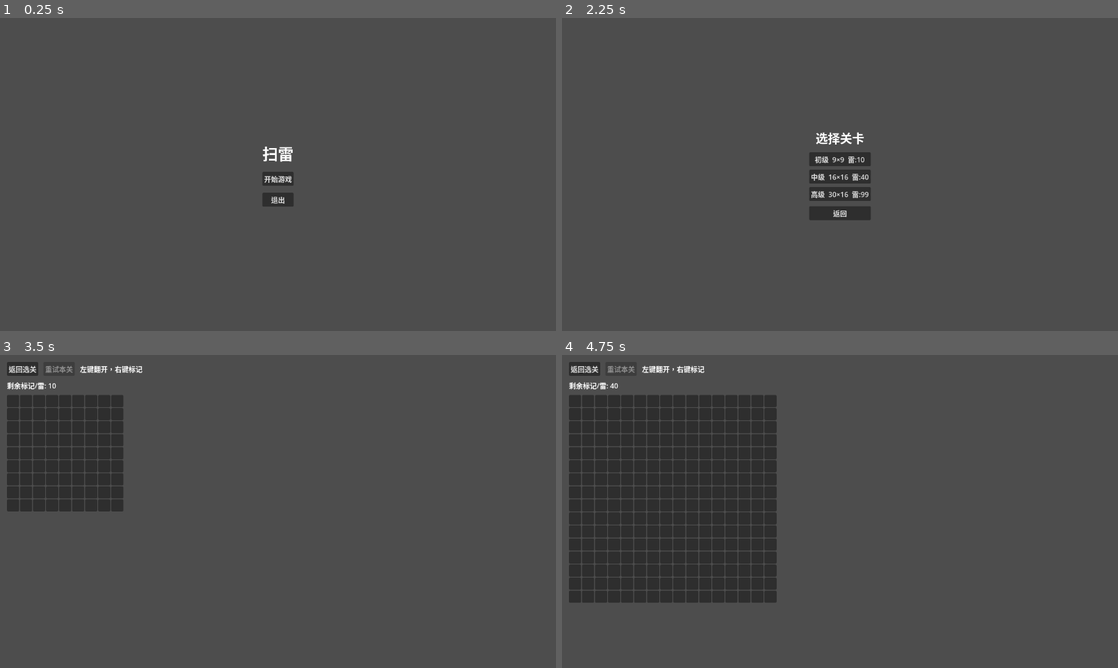
Above: before the commit, frames 1-4 (two rows, left to right).
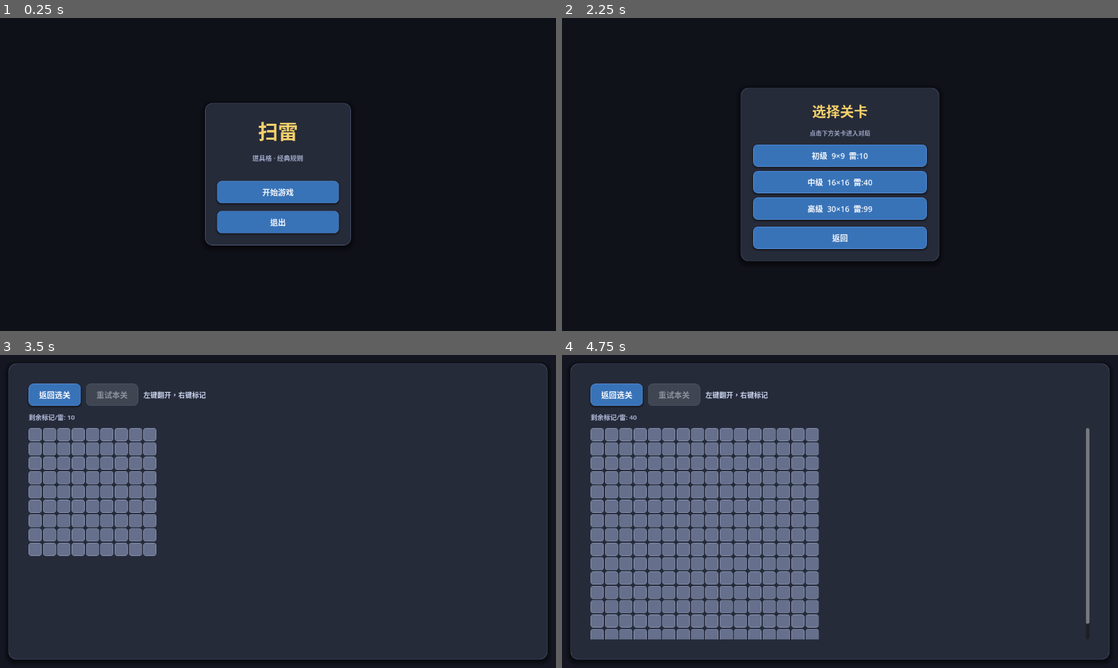
Above: after the commit, the same moments.

Repository: WXC-HUB/GoDotSolei
Game: Godot game, scene res://scenes/MainMenu.tscn
Two runs of this game, one before a commit and one after it. Both use one fixed random seed, a clock stepped at 60 frames per second and the inputs below.
Inputs:
- Up to frame 1 (0.25 s): no input
- Up to frame 2 (2.25 s): click "开始游戏" at 0.5 s; click "返回" at 1.25 s; click "开始游戏" at 2 s
- Up to frame 3 (3.5 s): click "初级 9×9 雷:10" at 2.75 s
- Up to frame 4 (4.75 s): click "返回选关" at 3.5 s; click "中级 16×16 雷:40" at 4.25 s

The runs differ from the first frame. In frame 1, 100% of the frame differs, in the area x 0-100%, y 0-100%; in frame 2, 100%; in frame 3, 96%; in frame 4, 92%.

Commit message:
更新场景、脚本与主题资源
Made-with: Cursor

Diff:
--- a/scenes/Game.tscn
+++ b/scenes/Game.tscn
@@ -1,6 +1,7 @@
-[gd_scene load_steps=2 format=3 uid="uid://gamescene01"]
+[gd_scene load_steps=3 format=3 uid="uid://gamescene01"]
 
-[ext_resource type="Script" path="res://scripts/game.gd" id="1_script"]
+[ext_resource type="Theme" path="res://themes/app_theme.tres" id="1_theme"]
+[ext_resource type="Script" path="res://scripts/game.gd" id="2_script"]
 
 [node name="Game" type="Control"]
 layout_mode = 3
@@ -9,7 +10,18 @@
 anchor_bottom = 1.0
 grow_horizontal = 2
 grow_vertical = 2
-script = ExtResource("1_script")
+theme = ExtResource("1_theme")
+script = ExtResource("2_script")
+
+[node name="Bg" type="ColorRect" parent="."]
+layout_mode = 1
+anchors_preset = 15
+anchor_right = 1.0
+anchor_bottom = 1.0
+grow_horizontal = 2
+grow_vertical = 2
+mouse_filter = 2
+color = Color(0.08, 0.09, 0.13, 1)
 
 [node name="Margin" type="MarginContainer" parent="."]
 layout_mode = 1
@@ -18,45 +30,63 @@
 anchor_bottom = 1.0
 grow_horizontal = 2
 grow_vertical = 2
-theme_override_constants/margin_left = 16
-theme_override_constants/margin_top = 16
-theme_override_constants/margin_right = 16
-theme_override_constants/margin_bottom = 16
+theme_override_constants/margin_left = 20
+theme_override_constants/margin_top = 20
+theme_override_constants/margin_right = 20
+theme_override_constants/margin_bottom = 20
 
-[node name="VBox" type="VBoxContainer" parent="Margin"]
+[node name="Card" type="PanelContainer" parent="Margin"]
 layout_mode = 2
-theme_override_constants/separation = 10
+size_flags_vertical = 3
 
-[node name="Toolbar" type="HBoxContainer" parent="Margin/VBox"]
+[node name="Inner" type="MarginContainer" parent="Margin/Card"]
+layout_mode = 2
+theme_override_constants/margin_left = 18
+theme_override_constants/margin_top = 18
+theme_override_constants/margin_right = 18
+theme_override_constants/margin_bottom = 18
+
+[node name="VBox" type="VBoxContainer" parent="Margin/Card/Inner"]
+layout_mode = 2
+theme_override_constants/separation = 14
+
+[node name="Toolbar" type="HBoxContainer" parent="Margin/Card/Inner/VBox"]
 layout_mode = 2
 theme_override_constants/separation = 12
 
-[node name="BtnLevel" type="Button" parent="Margin/VBox/Toolbar"]
+[node name="BtnLevel" type="Button" parent="Margin/Card/Inner/VBox/Toolbar"]
+custom_minimum_size = Vector2(120, 40)
 layout_mode = 2
 text = "返回选关"
 
-[node name="BtnRetry" type="Button" parent="Margin/VBox/Toolbar"]
+[node name="BtnRetry" type="Button" parent="Margin/Card/Inner/VBox/Toolbar"]
+custom_minimum_size = Vector2(120, 40)
 layout_mode = 2
 disabled = true
 text = "重试本关"
 
-[node name="Status" type="Label" parent="Margin/VBox/Toolbar"]
+[node name="Status" type="Label" parent="Margin/Card/Inner/VBox/Toolbar"]
 layout_mode = 2
 size_flags_horizontal = 3
+theme_override_font_sizes/font_size = 16
+theme_override_colors/font_color = Color(0.78, 0.82, 0.92, 1)
 text = "进行中"
+vertical_alignment = 1
 
-[node name="MineLabel" type="Label" parent="Margin/VBox"]
+[node name="MineLabel" type="Label" parent="Margin/Card/Inner/VBox"]
 layout_mode = 2
+theme_override_font_sizes/font_size = 15
+theme_override_colors/font_color = Color(0.72, 0.76, 0.88, 1)
 text = "剩余标记/雷: 0"
 
-[node name="Scroll" type="ScrollContainer" parent="Margin/VBox"]
+[node name="Scroll" type="ScrollContainer" parent="Margin/Card/Inner/VBox"]
 layout_mode = 2
 size_flags_vertical = 3
 
-[node name="BoardGrid" type="GridContainer" parent="Margin/VBox/Scroll"]
+[node name="BoardGrid" type="GridContainer" parent="Margin/Card/Inner/VBox/Scroll"]
 layout_mode = 2
-theme_override_constants/h_separation = 2
-theme_override_constants/v_separation = 2
+theme_override_constants/h_separation = 3
+theme_override_constants/v_separation = 3
 
-[connection signal="pressed" from="Margin/VBox/Toolbar/BtnLevel" to="." method="_on_level_select_pressed"]
-[connection signal="pressed" from="Margin/VBox/Toolbar/BtnRetry" to="." method="_on_retry_pressed"]
+[connection signal="pressed" from="Margin/Card/Inner/VBox/Toolbar/BtnLevel" to="." method="_on_level_select_pressed"]
+[connection signal="pressed" from="Margin/Card/Inner/VBox/Toolbar/BtnRetry" to="." method="_on_retry_pressed"]
--- a/scenes/LevelSelect.tscn
+++ b/scenes/LevelSelect.tscn
@@ -1,6 +1,7 @@
-[gd_scene load_steps=2 format=3 uid="uid://levelselect1"]
+[gd_scene load_steps=3 format=3 uid="uid://levelselect1"]
 
-[ext_resource type="Script" path="res://scripts/level_select.gd" id="1_script"]
+[ext_resource type="Theme" path="res://themes/app_theme.tres" id="1_theme"]
+[ext_resource type="Script" path="res://scripts/level_select.gd" id="2_script"]
 
 [node name="LevelSelect" type="Control"]
 layout_mode = 3
@@ -9,7 +10,28 @@
 anchor_bottom = 1.0
 grow_horizontal = 2
 grow_vertical = 2
-script = ExtResource("1_script")
+theme = ExtResource("1_theme")
+script = ExtResource("2_script")
+
+[node name="Bg" type="ColorRect" parent="."]
+layout_mode = 1
+anchors_preset = 15
+anchor_right = 1.0
+anchor_bottom = 1.0
+grow_horizontal = 2
+grow_vertical = 2
+mouse_filter = 2
+color = Color(0.08, 0.09, 0.13, 1)
+
+[node name="Vignette" type="ColorRect" parent="."]
+layout_mode = 1
+anchors_preset = 15
+anchor_right = 1.0
+anchor_bottom = 1.0
+grow_horizontal = 2
+grow_vertical = 2
+mouse_filter = 2
+color = Color(0, 0, 0, 0.22)
 
 [node name="Center" type="CenterContainer" parent="."]
 layout_mode = 1
@@ -19,22 +41,34 @@
 grow_horizontal = 2
 grow_vertical = 2
 
-[node name="VBox" type="VBoxContainer" parent="Center"]
+[node name="Card" type="PanelContainer" parent="Center"]
 layout_mode = 2
-theme_override_constants/separation = 12
 
-[node name="Title" type="Label" parent="Center/VBox"]
+[node name="VBox" type="VBoxContainer" parent="Center/Card"]
 layout_mode = 2
-theme_override_font_sizes/font_size = 28
+theme_override_constants/separation = 16
+
+[node name="Title" type="Label" parent="Center/Card/VBox"]
+layout_mode = 2
+theme_override_font_sizes/font_size = 32
+theme_override_colors/font_color = Color(0.96, 0.82, 0.42, 1)
 text = "选择关卡"
 horizontal_alignment = 1
 
-[node name="List" type="VBoxContainer" parent="Center/VBox"]
+[node name="Hint" type="Label" parent="Center/Card/VBox"]
 layout_mode = 2
-theme_override_constants/separation = 8
+theme_override_font_sizes/font_size = 14
+theme_override_colors/font_color = Color(0.6, 0.64, 0.75, 1)
+text = "点击下方关卡进入对局"
+horizontal_alignment = 1
 
-[node name="Back" type="Button" parent="Center/VBox"]
+[node name="List" type="VBoxContainer" parent="Center/Card/VBox"]
+layout_mode = 2
+theme_override_constants/separation = 10
+
+[node name="Back" type="Button" parent="Center/Card/VBox"]
+custom_minimum_size = Vector2(280, 42)
 layout_mode = 2
 text = "返回"
 
-[connection signal="pressed" from="Center/VBox/Back" to="." method="_on_back_pressed"]
+[connection signal="pressed" from="Center/Card/VBox/Back" to="." method="_on_back_pressed"]
--- a/scenes/MainMenu.tscn
+++ b/scenes/MainMenu.tscn
@@ -1,6 +1,7 @@
-[gd_scene load_steps=2 format=3 uid="uid://mainmenu01"]
+[gd_scene load_steps=3 format=3 uid="uid://mainmenu01"]
 
-[ext_resource type="Script" path="res://scripts/main_menu.gd" id="1_script"]
+[ext_resource type="Theme" path="res://themes/app_theme.tres" id="1_theme"]
+[ext_resource type="Script" path="res://scripts/main_menu.gd" id="2_script"]
 
 [node name="MainMenu" type="Control"]
 layout_mode = 3
@@ -9,7 +10,28 @@
 anchor_bottom = 1.0
 grow_horizontal = 2
 grow_vertical = 2
-script = ExtResource("1_script")
+theme = ExtResource("1_theme")
+script = ExtResource("2_script")
+
+[node name="Bg" type="ColorRect" parent="."]
+layout_mode = 1
+anchors_preset = 15
+anchor_right = 1.0
+anchor_bottom = 1.0
+grow_horizontal = 2
+grow_vertical = 2
+mouse_filter = 2
+color = Color(0.08, 0.09, 0.13, 1)
+
+[node name="Vignette" type="ColorRect" parent="."]
+layout_mode = 1
+anchors_preset = 15
+anchor_right = 1.0
+anchor_bottom = 1.0
+grow_horizontal = 2
+grow_vertical = 2
+mouse_filter = 2
+color = Color(0, 0, 0, 0.25)
 
 [node name="Center" type="CenterContainer" parent="."]
 layout_mode = 1
@@ -19,23 +41,40 @@
 grow_horizontal = 2
 grow_vertical = 2
 
-[node name="VBox" type="VBoxContainer" parent="Center"]
+[node name="Card" type="PanelContainer" parent="Center"]
 layout_mode = 2
-theme_override_constants/separation = 16
 
-[node name="Title" type="Label" parent="Center/VBox"]
+[node name="VBox" type="VBoxContainer" parent="Center/Card"]
 layout_mode = 2
-theme_override_font_sizes/font_size = 36
+theme_override_constants/separation = 18
+
+[node name="Title" type="Label" parent="Center/Card/VBox"]
+layout_mode = 2
+theme_override_font_sizes/font_size = 46
+theme_override_colors/font_color = Color(0.96, 0.82, 0.42, 1)
 text = "扫雷"
 horizontal_alignment = 1
 
-[node name="Start" type="Button" parent="Center/VBox"]
+[node name="Subtitle" type="Label" parent="Center/Card/VBox"]
+layout_mode = 2
+theme_override_font_sizes/font_size = 15
+theme_override_colors/font_color = Color(0.62, 0.66, 0.78, 1)
+text = "道具格 · 经典规则"
+horizontal_alignment = 1
+
+[node name="Spacer" type="Control" parent="Center/Card/VBox"]
+custom_minimum_size = Vector2(0, 6)
+layout_mode = 2
+
+[node name="Start" type="Button" parent="Center/Card/VBox"]
+custom_minimum_size = Vector2(280, 48)
 layout_mode = 2
 text = "开始游戏"
 
-[node name="Quit" type="Button" parent="Center/VBox"]
+[node name="Quit" type="Button" parent="Center/Card/VBox"]
+custom_minimum_size = Vector2(280, 44)
 layout_mode = 2
 text = "退出"
 
-[connection signal="pressed" from="Center/VBox/Start" to="." method="_on_start_pressed"]
-[connection signal="pressed" from="Center/VBox/Quit" to="." method="_on_quit_pressed"]
+[connection signal="pressed" from="Center/Card/VBox/Start" to="." method="_on_start_pressed"]
+[connection signal="pressed" from="Center/Card/VBox/Quit" to="." method="_on_quit_pressed"]
--- a/scripts/cell.gd
+++ b/scripts/cell.gd
@@ -5,8 +5,28 @@
 signal reveal_requested(gx: int, gy: int)
 signal flag_requested(gx: int, gy: int)
 
+## 经典扫雷数字配色（1–8）
+const NUMBER_COLORS: Array[Color] = [
+	Color(), ## 占位 0
+	Color(0.22, 0.45, 0.92),
+	Color(0.18, 0.62, 0.32),
+	Color(0.88, 0.28, 0.28),
+	Color(0.28, 0.28, 0.75),
+	Color(0.62, 0.22, 0.22),
+	Color(0.2, 0.68, 0.72),
+	Color(0.15, 0.15, 0.18),
+	Color(0.45, 0.45, 0.5),
+]
+
 var grid_x: int = 0
 var grid_y: int = 0
+
+var _style_covered: StyleBoxFlat
+var _style_covered_hover: StyleBoxFlat
+var _style_open: StyleBoxFlat
+var _style_open_dim: StyleBoxFlat
+var _style_flag: StyleBoxFlat
+var _style_mine: StyleBoxFlat
 
 
 func setup(gx: int, gy: int) -> void:
@@ -15,8 +35,46 @@
 
 
 func _ready() -> void:
-	custom_minimum_size = Vector2(28, 28)
+	## flat=true 时引擎常不绘制 normal 的 StyleBox，格子会像消失一样不可见。
+	flat = false
+	focus_mode = Control.FOCUS_NONE
+	custom_minimum_size = Vector2(30, 30)
+	add_theme_font_size_override("font_size", 15)
+	_build_styles()
+	_apply_covered_look()
 	pressed.connect(_on_pressed)
+
+
+func _sb(bg: Color, border: Color, radius: int = 5) -> StyleBoxFlat:
+	var s := StyleBoxFlat.new()
+	s.bg_color = bg
+	s.set_border_width_all(1)
+	s.border_color = border
+	s.set_corner_radius_all(radius)
+	return s
+
+
+func _build_styles() -> void:
+	_style_covered = _sb(Color(0.4, 0.44, 0.55), Color(0.55, 0.6, 0.72))
+	_style_covered_hover = _sb(Color(0.48, 0.52, 0.64), Color(0.62, 0.66, 0.78))
+	_style_open = _sb(Color(0.24, 0.26, 0.33), Color(0.38, 0.42, 0.52))
+	_style_open_dim = _sb(Color(0.2, 0.22, 0.28), Color(0.32, 0.36, 0.44))
+	_style_flag = _sb(Color(0.42, 0.36, 0.28), Color(0.78, 0.62, 0.35))
+	_style_mine = _sb(Color(0.52, 0.22, 0.26), Color(0.78, 0.35, 0.38))
+
+
+func _set_tile_style(base: StyleBoxFlat) -> void:
+	add_theme_stylebox_override("normal", base)
+	add_theme_stylebox_override("hover", base)
+	add_theme_stylebox_override("pressed", base)
+	add_theme_stylebox_override("disabled", base)
+
+
+func _apply_covered_look() -> void:
+	add_theme_stylebox_override("normal", _style_covered)
+	add_theme_stylebox_override("hover", _style_covered_hover)
+	add_theme_stylebox_override("pressed", _style_covered_hover)
+	add_theme_stylebox_override("disabled", _style_covered)
 
 
 func _on_pressed() -> void:
@@ -31,18 +89,32 @@
 
 func update_from_model(m: BoardModel) -> void:
 	disabled = m.ended
+	remove_theme_color_override("font_color")
+	remove_theme_color_override("font_hover_color")
+	remove_theme_color_override("font_pressed_color")
 	if m.is_flagged(grid_x, grid_y) and not m.is_revealed(grid_x, grid_y):
 		text = "F"
-		modulate = Color(0.9, 0.3, 0.3)
+		add_theme_color_override("font_color", Color(0.95, 0.72, 0.35))
+		_set_tile_style(_style_flag)
 		return
 	if not m.is_revealed(grid_x, grid_y):
 		text = ""
-		modulate = Color.WHITE
+		_apply_covered_look()
+		add_theme_color_override("font_color", Color(0.92, 0.93, 0.96))
 		return
 	if m.get_item(grid_x, grid_y) == BoardModel.ItemType.MINE:
-		text = "*"
-		modulate = Color(1, 0.2, 0.2)
+		text = "●"
+		add_theme_color_override("font_color", Color(1, 0.85, 0.85))
+		_set_tile_style(_style_mine)
 		return
-	var n := m.adjacent_mine_count(grid_x, grid_y)
+	var n: int = m.adjacent_mine_count(grid_x, grid_y)
 	text = str(n) if n > 0 else ""
-	modulate = Color(0.15, 0.35, 0.85) if n > 0 else Color(0.75, 0.75, 0.78)
+	var open_style: StyleBoxFlat = _style_open_dim if n == 0 else _style_open
+	_set_tile_style(open_style)
+	if n > 0 and n < NUMBER_COLORS.size():
+		var c: Color = NUMBER_COLORS[n]
+		add_theme_color_override("font_color", c)
+		add_theme_color_override("font_hover_color", c)
+		add_theme_color_override("font_pressed_color", c)
+	else:
+		add_theme_color_override("font_color", Color(0.5, 0.52, 0.58))
--- a/scripts/game.gd
+++ b/scripts/game.gd
@@ -7,10 +7,10 @@
 const LEVEL_SELECT := "res://scenes/LevelSelect.tscn"
 const GAME_SCENE := "res://scenes/Game.tscn"
 
-@onready var _grid: GridContainer = $Margin/VBox/Scroll/BoardGrid
-@onready var _status: Label = $Margin/VBox/Toolbar/Status
-@onready var _mine_label: Label = $Margin/VBox/MineLabel
-@onready var _retry: Button = $Margin/VBox/Toolbar/BtnRetry
+@onready var _grid: GridContainer = $Margin/Card/Inner/VBox/Scroll/BoardGrid
+@onready var _status: Label = $Margin/Card/Inner/VBox/Toolbar/Status
+@onready var _mine_label: Label = $Margin/Card/Inner/VBox/MineLabel
+@onready var _retry: Button = $Margin/Card/Inner/VBox/Toolbar/BtnRetry
 
 var _model: BoardModel
 var _cell_nodes: Array = []
@@ -39,6 +39,13 @@
 			cell.flag_requested.connect(_on_flag)
 			_grid.add_child(cell)
 			_cell_nodes.append(cell)
+	## ScrollContainer 内需要子节点最小尺寸，否则部分布局下棋盘高度会为 0。
+	const CELL_PX := 30
+	const GRID_GAP := 3
+	_grid.custom_minimum_size = Vector2(
+		w * CELL_PX + maxi(w - 1, 0) * GRID_GAP,
+		h * CELL_PX + maxi(h - 1, 0) * GRID_GAP
+	)
 	_retry.disabled = true
 	_status.text = "左键翻开，右键标记"
 	_refresh_mine_label()
--- a/scripts/level_select.gd
+++ b/scripts/level_select.gd
@@ -5,7 +5,7 @@
 const MAIN_SCENE := "res://scenes/MainMenu.tscn"
 const GAME_SCENE := "res://scenes/Game.tscn"
 
-@onready var _list: VBoxContainer = $Center/VBox/List
+@onready var _list: VBoxContainer = $Center/Card/VBox/List
 
 
 func _ready() -> void:
@@ -17,6 +17,7 @@
 		var m: int = int(row.get("mines", 0))
 		var title: String = str(row.get("title", "关卡"))
 		var btn := Button.new()
+		btn.custom_minimum_size = Vector2(400, 48)
 		btn.text = "%s  %d×%d  雷:%d" % [title, w, h, m]
 		var idx := i
 		btn.pressed.connect(func() -> void:
--- /dev/null
+++ b/themes/app_theme.tres
@@ -0,0 +1,105 @@
+[gd_resource type="Theme" load_steps=6 format=3 uid="uid://apptheme01"]
+
+[sub_resource type="StyleBoxFlat" id="StyleBoxFlat_btn_normal"]
+content_margin_left = 20.0
+content_margin_top = 12.0
+content_margin_right = 20.0
+content_margin_bottom = 12.0
+bg_color = Color(0.22, 0.45, 0.72, 1)
+border_width_left = 1
+border_width_top = 1
+border_width_right = 1
+border_width_bottom = 1
+border_color = Color(0.35, 0.58, 0.88, 1)
+corner_radius_top_left = 10
+corner_radius_top_right = 10
+corner_radius_bottom_right = 10
+corner_radius_bottom_left = 10
+shadow_color = Color(0, 0, 0, 0.35)
+shadow_size = 4
+shadow_offset = Vector2(0, 2)
+
+[sub_resource type="StyleBoxFlat" id="StyleBoxFlat_btn_hover"]
+content_margin_left = 20.0
+content_margin_top = 12.0
+content_margin_right = 20.0
+content_margin_bottom = 12.0
+bg_color = Color(0.28, 0.54, 0.82, 1)
+border_width_left = 1
+border_width_top = 1
+border_width_right = 1
+border_width_bottom = 1
+border_color = Color(0.45, 0.68, 0.95, 1)
+corner_radius_top_left = 10
+corner_radius_top_right = 10
+corner_radius_bottom_right = 10
+corner_radius_bottom_left = 10
+shadow_color = Color(0, 0, 0, 0.4)
+shadow_size = 5
+shadow_offset = Vector2(0, 2)
+
+[sub_resource type="StyleBoxFlat" id="StyleBoxFlat_btn_pressed"]
+content_margin_left = 20.0
+content_margin_top = 12.0
+content_margin_right = 20.0
+content_margin_bottom = 12.0
+bg_color = Color(0.16, 0.36, 0.58, 1)
+border_width_left = 1
+border_width_top = 1
+border_width_right = 1
+border_width_bottom = 1
+border_color = Color(0.25, 0.45, 0.7, 1)
+corner_radius_top_left = 10
+corner_radius_top_right = 10
+corner_radius_bottom_right = 10
+corner_radius_bottom_left = 10
+
+[sub_resource type="StyleBoxFlat" id="StyleBoxFlat_btn_disabled"]
+content_margin_left = 20.0
+content_margin_top = 12.0
+content_margin_right = 20.0
+content_margin_bottom = 12.0
+bg_color = Color(0.25, 0.27, 0.32, 1)
+border_width_left = 1
+border_width_top = 1
+border_width_right = 1
+border_width_bottom = 1
+border_color = Color(0.32, 0.34, 0.4, 1)
+corner_radius_top_left = 10
+corner_radius_top_right = 10
+corner_radius_bottom_right = 10
+corner_radius_bottom_left = 10
+
+[sub_resource type="StyleBoxFlat" id="StyleBoxFlat_panel"]
+bg_color = Color(0.16, 0.18, 0.24, 0.92)
+border_width_left = 1
+border_width_top = 1
+border_width_right = 1
+border_width_bottom = 1
+border_color = Color(0.32, 0.36, 0.48, 1)
+corner_radius_top_left = 16
+corner_radius_top_right = 16
+corner_radius_bottom_right = 16
+corner_radius_bottom_left = 16
+content_margin_left = 28.0
+content_margin_top = 28.0
+content_margin_right = 28.0
+content_margin_bottom = 28.0
+shadow_color = Color(0, 0, 0, 0.45)
+shadow_size = 12
+shadow_offset = Vector2(0, 4)
+
+[resource]
+default_font_size = 17
+Button/colors/font_color = Color(0.96, 0.97, 0.99, 1)
+Button/colors/font_hover_color = Color(1, 1, 1, 1)
+Button/colors/font_pressed_color = Color(0.88, 0.92, 0.98, 1)
+Button/colors/font_disabled_color = Color(0.55, 0.57, 0.62, 1)
+Button/font_sizes/font_size = 18
+Button/styles/normal = SubResource("StyleBoxFlat_btn_normal")
+Button/styles/hover = SubResource("StyleBoxFlat_btn_hover")
+Button/styles/pressed = SubResource("StyleBoxFlat_btn_pressed")
+Button/styles/disabled = SubResource("StyleBoxFlat_btn_disabled")
+Label/colors/font_color = Color(0.9, 0.91, 0.94, 1)
+Label/font_sizes/font_size = 17
+PanelContainer/styles/panel = SubResource("StyleBoxFlat_panel")
